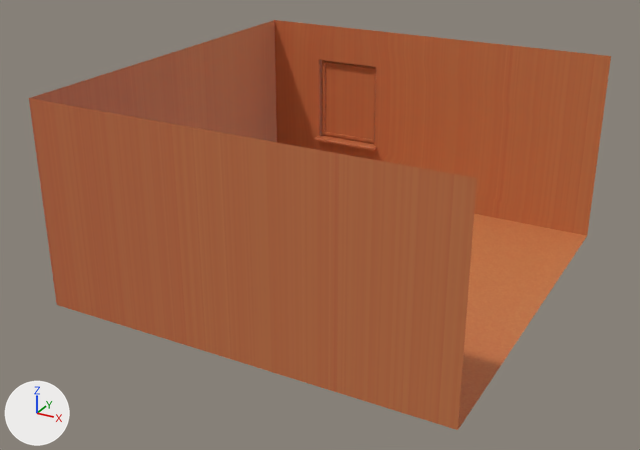
Renders of the FBX model Assets/Models/pokoj.fbx from each side of a commit.
Before and after are seen from a camera (50 mm lens) standing at (2.03, -3.63, 2.02) and looking at (0.1, -0.13, 0.28). Arrows for +X, +Y and +Z are at lower left; the lights stay in place. The first picture is the older version. Where no turn or scale is listed for an object, it has been applied to the vertices.

The older version as bpy lines, for what is in view:
```python
me_plane_003 = bpy.data.meshes.new('Plane.003')
me_plane_003.from_pydata(...)  # 102 vertices, 92 faces; spans x -0.83..1.17, y -1.0..1.03, z 0.0..1.0
me_plane_003.materials.append(mat_pokój)
ob_pokoj = bpy.data.objects.new('pokoj', me_plane_003)
ob_pokoj.location = (0.0, 0.0, 0.0)
```
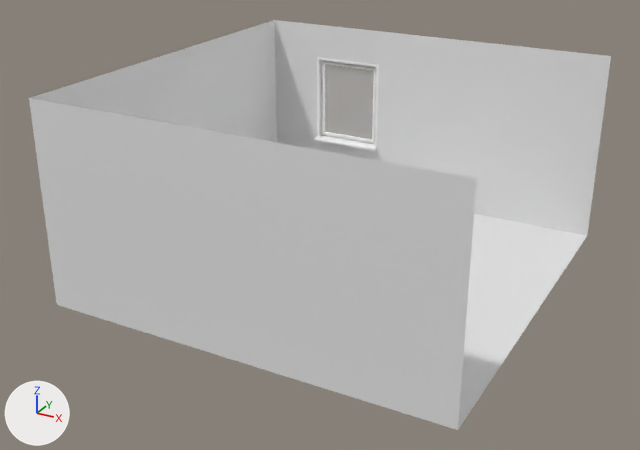
Where the newer file only moved an object's origin or applied its transform, the numbers keep the older frame.

Location of each change, (x1, y1, x2, y2) in pixels of the pictures (640 x 450 px):
part 1 of me_plane_003, recoloured (lighter)
    both: (274, 20, 611, 236)
part 2 of me_plane_003, recoloured (lighter)
    both: (30, 20, 277, 142)
part 3 of me_plane_003, recoloured (lighter)
    both: (29, 98, 140, 331)
part 4 of me_plane_003, recoloured (lighter)
    both: (120, 115, 477, 430)
part 5 of me_plane_003, recoloured (lighter)
    both: (458, 214, 587, 429)
part 6 of me_plane_003, recoloured (lighter)
    both: (314, 98, 378, 151)
part 7 of me_plane_003, recoloured (lighter)
    both: (317, 57, 379, 108)
part 8 of me_plane_003, recoloured (lighter)
    both: (325, 64, 374, 139)

Edits to the bpy script that builds the scene:
```text
Add mat_rama_okienna:
    mat_rama_okienna = principled_material('Rama_Okienna')
    mat_rama_okienna.base_color = (1.0, 1.0, 1.0)  # white #ffffff
Add mat_szklo_okienne:
    mat_szklo_okienne = principled_material('Szklo_Okienne')
    mat_szklo_okienne.base_color = (0.9, 0.95, 1.0)  # white #f3f9ff
    mat_szklo_okienne.roughness = 0.05
    mat_szklo_okienne.alpha = 0.3
Add mat_sciana_material:
    mat_sciana_material = principled_material('Sciana_Material')
    mat_sciana_material.base_color = (0.8, 0.8, 0.8)  # white #e7e7e7
Change me_plane_003:
    where me_plane_003.from_pydata(...)  # 102 vertices, 92 faces; spans x -0.83..1.17, y -1.0..1.03, z 0.0..1.0
    used by ob_pokoj; location = (0.0, 0.0, 0.0)
    me_plane_003 part 1: 12 of the faces centred in x -0.57..0.23, y 1.0..1.03, z 0.29..0.79 switch from mat_pokój to mat_sciana_material (white #e7e7e7)
    me_plane_003 part 2: 3 of the faces centred in x -0.83..-0.58, y 0.0, z 0.0..0.78 switch from mat_pokój to mat_sciana_material (white #e7e7e7)
    me_plane_003 part 3: 2 of the faces centred in x -0.58, y -1.0, z 0.28..0.78 switch from mat_pokój to mat_sciana_material (white #e7e7e7)
    me_plane_003 part 4: 2 of the faces centred in x 0.42, y -1.0, z 0.28..0.78 switch from mat_pokój to mat_sciana_material (white #e7e7e7)
    me_plane_003 part 5: 1 of the faces centred in x 0.42, y 0.0, z 0.0 switch from mat_pokój to mat_sciana_material (white #e7e7e7)
    me_plane_003 part 6: 48 of the faces centred in x -0.54..-0.13, y 0.96..1.03, z 0.29..0.44 switch from mat_pokój to mat_rama_okienna (white #ffffff)
    me_plane_003 part 7: 20 of the faces centred in x -0.53..-0.14, y 1.0..1.03, z 0.66..0.8 switch from mat_pokój to mat_rama_okienna (white #ffffff)
    me_plane_003 part 8: all 4 faces centred in x -0.46..-0.21, y 1.03, z 0.39..0.71 switch from mat_pokój to mat_szklo_okienne (white #f3f9ff)
```
